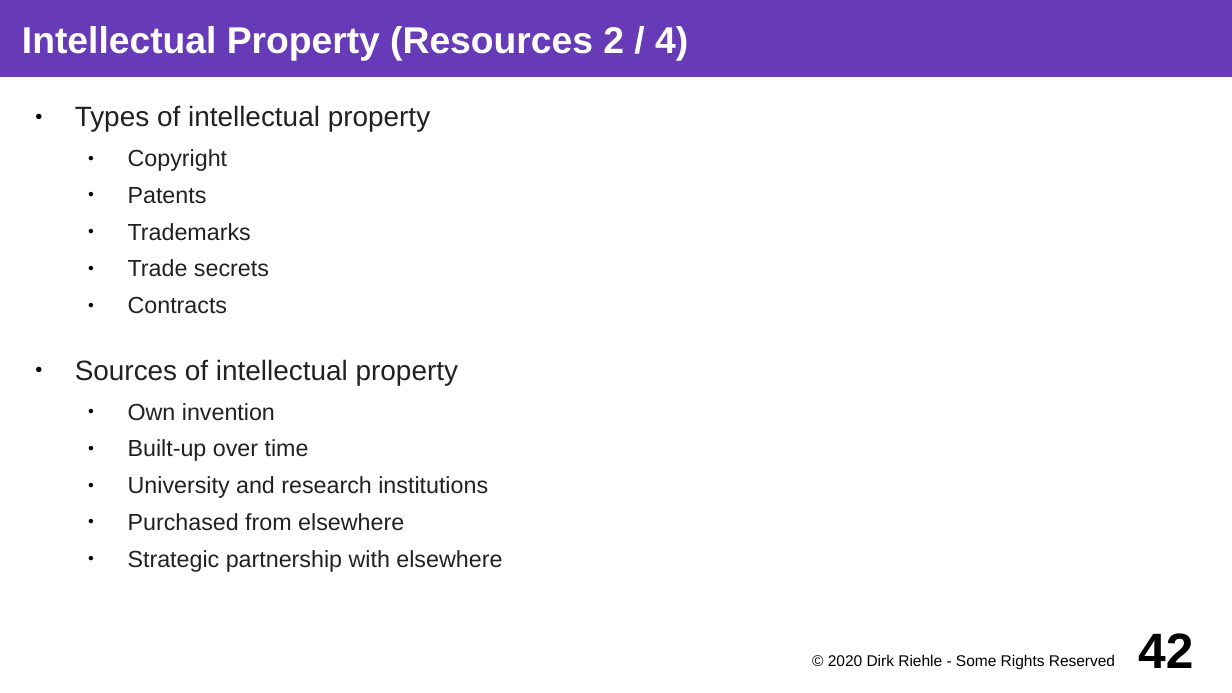
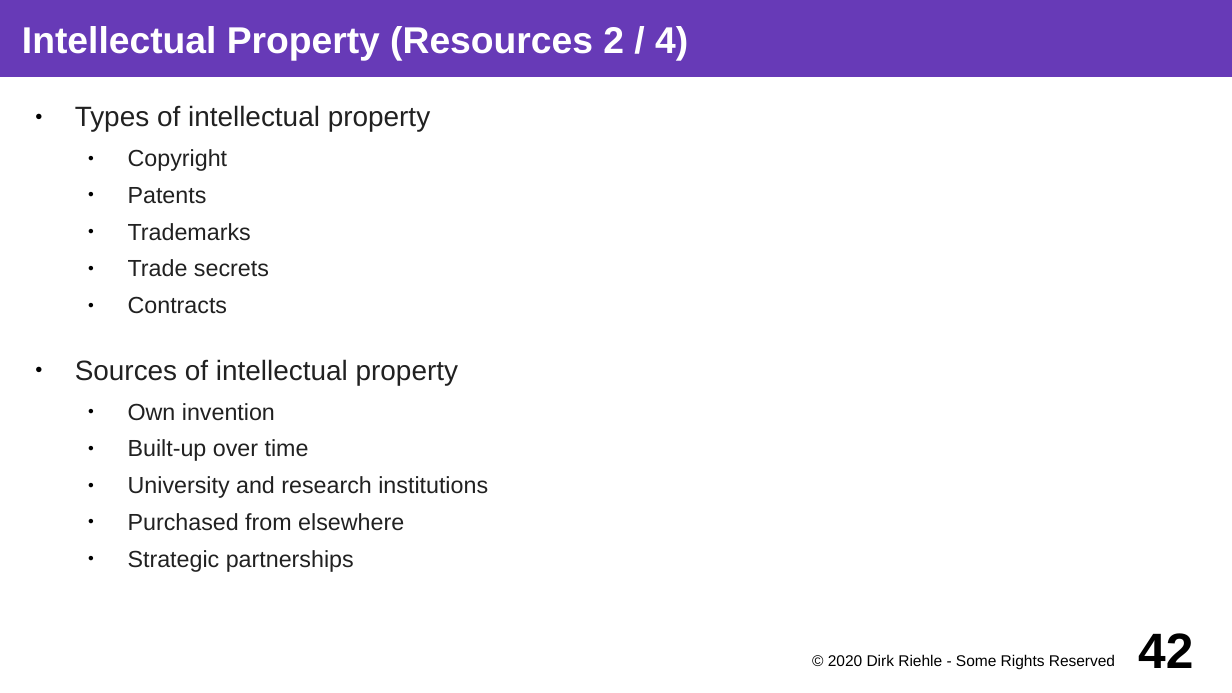
Before and after one commit to dirkriehle/coss-course, a slide deck: slide 42 of Lecture slides/COSS B04 - Business Models.odp. Drawn at 1232x693 pixels with LibreOffice and Linux fonts; fonts in the diff are those of the drawing. Boxes give left, top, right and bottom in pixels: in the first picture for what was removed or moved away, otherwise in the second. Text is boxed around its words. In the diff, an @@ line names an element or a change of style, - is before the commit and + after.

```diff
--- a/Lecture slides/COSS B04 - Business Models.odp
+++ b/Lecture slides/COSS B04 - Business Models.odp
@@ text at (128,550,354,572): text changed @@
-  ● Strategic partnership with elsewhere
+  ● Strategic partnerships
```
Also in this commit, not shown: 5 other slides changed, 1 other file.
